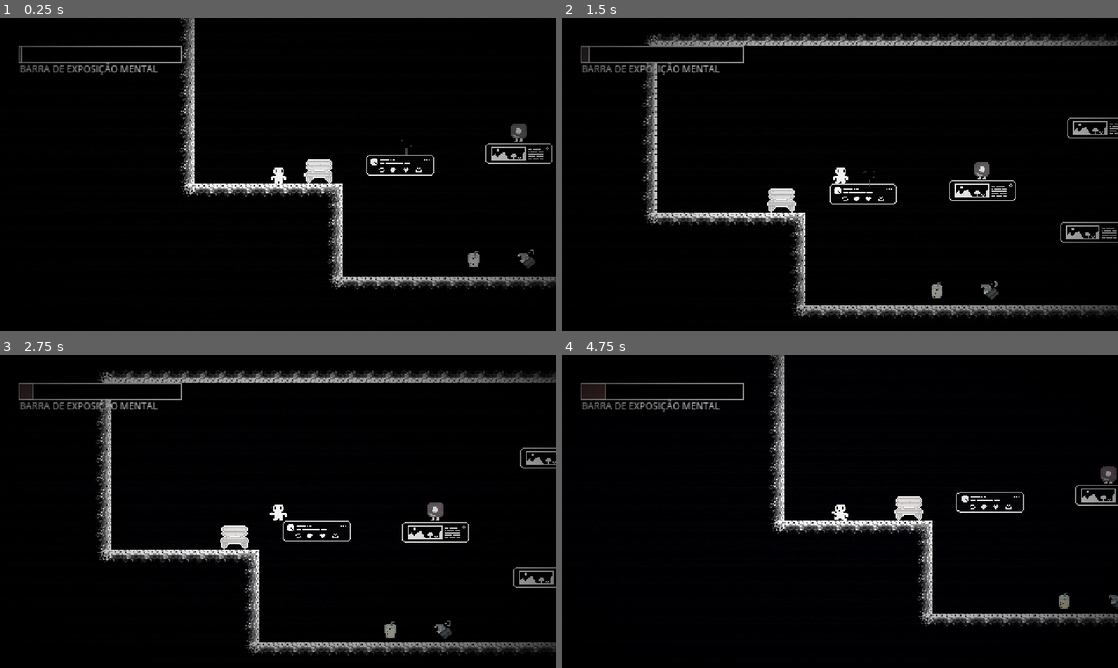
Above: before the commit, frames 1-4 (two rows, left to right).
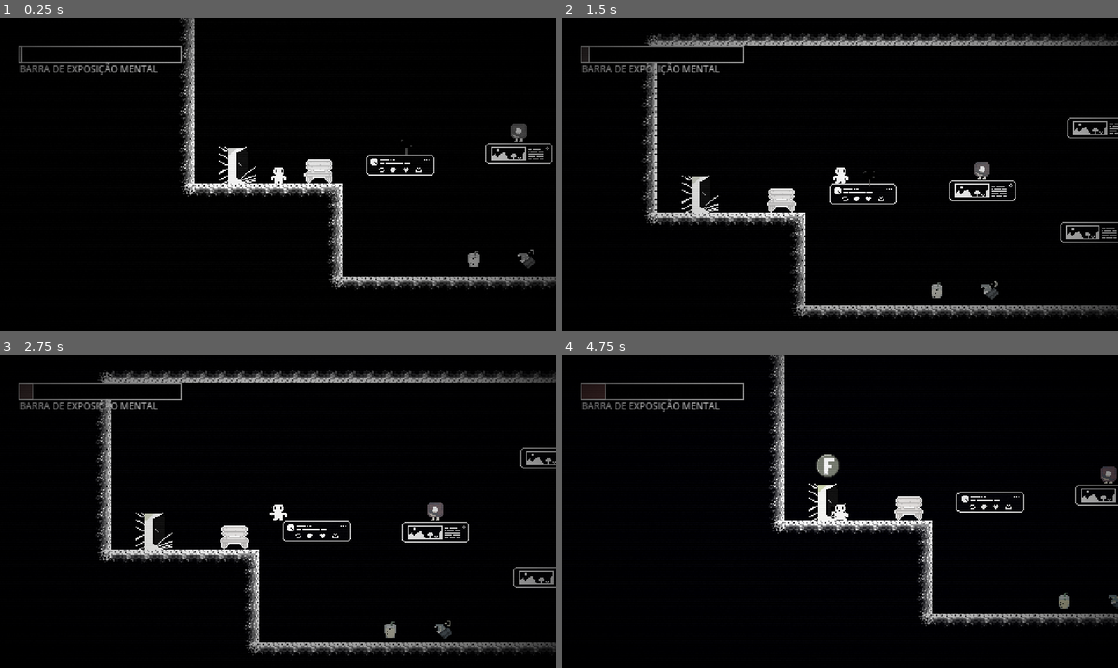
Above: after the commit, the same moments.

Repository: ilmoruuu/dontScroll
Game: Godot game, scene res://scenes/levels/fase1.tscn
The game is run twice, just before and just after one commit, with the same random seed, the same clock (stepped at 60 frames per second) and the same inputs. This scene is started directly instead of the project's main scene.
Inputs (mouse positions are in pixels of both pictures, inside the frame that each line leads up to):
- Up to frame 1 (0.25 s): no input
- Up to frame 2 (1.5 s): tap Enter (ui_accept) at 0.5, 0.77 s; move the mouse to (812, 237) at 0.52 s; hold Right (ui_right) from 0.53 s (still down); tap F (interact) at 0.6, 1.35 s; click (812, 237) at 0.67 s; move the mouse to (1006, 221) at 1.27 s
- Up to frame 3 (2.75 s): tap Enter (ui_accept) at 1.52 s; move the mouse to (111, 464) at 2.02 s; release Right (ui_right) at 2.03 s; hold Left (ui_left) from 2.03 s (still down); tap D (use_item) at 2.1 s; tap F (interact) at 2.3 s
- Up to frame 4 (4.75 s): move the mouse to (867, 511) at 2.77 s; tap F (interact) at 2.85, 3.6, 4.55 s; click (867, 511) at 2.92 s; tap Enter (ui_accept) at 3.02, 3.77, 4.52 s; move the mouse to (756, 433) at 3.52 s; move the mouse to (962, 495) at 4.27 s; release Left (ui_left) at 4.28 s; hold Right (ui_right) from 4.28 s (still down); tap D (use_item) at 4.35 s

The runs differ from the first frame. In frame 1, 0.3% of the frame differs, in the area x 39-46%, y 41-53%; in frame 2, 0.3%; in frame 3, 0.3%; in frame 4, 0.5%, in the area x 44-51%, y 31-53%.

Commit message:
feat: add door and door sound effect

Diff:
--- a/dont-scroll/entities/audio_manager/audio_manager.tscn
+++ b/dont-scroll/entities/audio_manager/audio_manager.tscn
@@ -4,6 +4,7 @@
 [ext_resource type="AudioStream" uid="uid://i3aru608m484" path="res://assets/audio/main_waltz_theme.mp3" id="1_pmo2f"]
 [ext_resource type="AudioStream" uid="uid://dgc0x8r7d6utd" path="res://assets/audio/bench_theme.mp3" id="2_oa7eb"]
 [ext_resource type="AudioStream" uid="uid://cs0wryrh1gg24" path="res://assets/audio/death_effect.mp3" id="4_5x08n"]
+[ext_resource type="AudioStream" uid="uid://dmha33qgkn4t4" path="res://assets/audio/door_opening.mp3" id="5_f38g5"]
 
 [node name="AudioManager" type="Node" unique_id=1071734051]
 script = ExtResource("1_oa7eb")
@@ -17,3 +18,6 @@
 
 [node name="DeathEffect" type="AudioStreamPlayer" parent="." unique_id=624031058]
 stream = ExtResource("4_5x08n")
+
+[node name="DoorOpening" type="AudioStreamPlayer" parent="." unique_id=765729291]
+stream = ExtResource("5_f38g5")
--- /dev/null
+++ b/dont-scroll/entities/door/door.tscn
@@ -0,0 +1,27 @@
+[gd_scene format=3 uid="uid://b3670i1lka5rw"]
+
+[ext_resource type="Texture2D" uid="uid://xpmwkehcf20i" path="res://assets/door/door.png" id="1_05v0y"]
+[ext_resource type="Script" uid="uid://bmts5lf1kw5pa" path="res://scripts/door.gd" id="1_dsbe1"]
+[ext_resource type="PackedScene" uid="uid://teslumdgcgy6" path="res://entities/bench/prompt.tscn" id="3_6sqah"]
+
+[sub_resource type="RectangleShape2D" id="RectangleShape2D_uq1c4"]
+
+[node name="Door" type="Node2D" unique_id=838072904]
+z_index = -1
+script = ExtResource("1_dsbe1")
+
+[node name="Sprite2D" type="Sprite2D" parent="." unique_id=1594872208]
+texture = ExtResource("1_05v0y")
+
+[node name="Area2D" type="Area2D" parent="." unique_id=1570985742]
+
+[node name="CollisionShape2D" type="CollisionShape2D" parent="Area2D" unique_id=1216834503]
+visible = false
+shape = SubResource("RectangleShape2D_uq1c4")
+
+[node name="Prompt" parent="." unique_id=906823716 instance=ExtResource("3_6sqah")]
+visible = false
+position = Vector2(0, -33)
+
+[connection signal="body_entered" from="Area2D" to="." method="_on_area_2d_body_entered"]
+[connection signal="body_exited" from="Area2D" to="." method="_on_area_2d_body_exited"]
--- a/dont-scroll/scenes/levels/fase1.tscn
+++ b/dont-scroll/scenes/levels/fase1.tscn
@@ -20,6 +20,7 @@
 [ext_resource type="Script" uid="uid://bwcs3bcuc0rro" path="res://entities/enemies/enemy.gd" id="17_3u7fm"]
 [ext_resource type="PackedScene" uid="uid://c2a8len2vs3wb" path="res://entities/enemies/iutuba.tscn" id="18_fpbt8"]
 [ext_resource type="PackedScene" uid="uid://qtm2nlqomd3g" path="res://entities/enemies/zapi.tscn" id="19_2y8a1"]
+[ext_resource type="PackedScene" uid="uid://b3670i1lka5rw" path="res://entities/door/door.tscn" id="21_j5fng"]
 
 [sub_resource type="PhysicsMaterial" id="PhysicsMaterial_4bc74"]
 
@@ -178,3 +179,6 @@
 [node name="zapi" parent="Enemies" unique_id=132603691 instance=ExtResource("19_2y8a1")]
 position = Vector2(186, 18)
 script = ExtResource("17_3u7fm")
+
+[node name="Door" parent="." unique_id=838072904 instance=ExtResource("21_j5fng")]
+position = Vector2(-123, 144)
--- a/dont-scroll/scripts/audio_manager.gd
+++ b/dont-scroll/scripts/audio_manager.gd
@@ -3,6 +3,7 @@
 @onready var main_music = $MainMusic
 @onready var bench_music = $BenchMusic
 @onready var death_effect = $DeathEffect
+@onready var door_opening = $DoorOpening
 
 func _ready():
 	main_music.play()
@@ -20,7 +21,19 @@
 	main_music.play()
 
 func play_death_effect():
-	death_effect.play()
+	death_effect.play(2.0)
+	main_music.stop()
+
+func enter_door():
+	var tween = create_tween()
+
+	tween.tween_property(main_music, "volume_db", -40.0, 0.5)
+
+	await tween.finished
+
+	door_opening.play(2.0)
+	var tween2 = create_tween()
+	tween2.tween_property(main_music, "volume_db", 0.0, 1.5)
 
 func update_exposition(value):
 
--- /dev/null
+++ b/dont-scroll/scripts/door.gd
@@ -0,0 +1,36 @@
+extends Node2D
+
+@export_file("*.tscn") var next_scene: String
+
+@onready var prompt = $Prompt
+
+var player_near := false
+var changing_scene := false
+
+func _ready():
+	prompt.visible = false
+
+func _process(_delta):
+	if player_near \
+	and not changing_scene \
+	and Input.is_action_just_pressed("interact"):
+		change_scene()
+
+func change_scene():
+	changing_scene = true
+	prompt.visible = false
+
+	AudioManager.enter_door()
+
+	if next_scene != "":
+		get_tree().change_scene_to_file(next_scene)
+
+func _on_area_2d_body_entered(body):
+	if body.is_in_group("player"):
+		player_near = true
+		prompt.visible = true
+
+func _on_area_2d_body_exited(body):
+	if body.is_in_group("player"):
+		player_near = false
+		prompt.visible = false
Not shown, added: dont-scroll/assets/audio/door_opening.mp3.import
Binary file added: dont-scroll/assets/door/door.png
Not shown, added: dont-scroll/assets/door/door.png.import
Not shown, added: dont-scroll/scripts/door.gd.uid
Not shown, added: dont-scroll/assets/audio/door_opening.mp3
